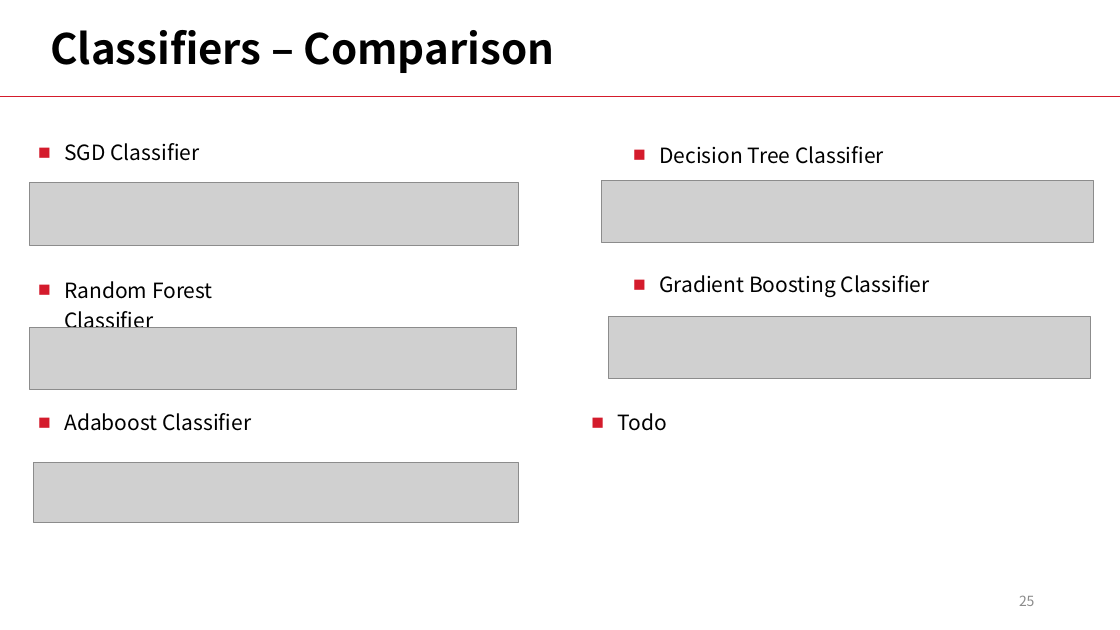
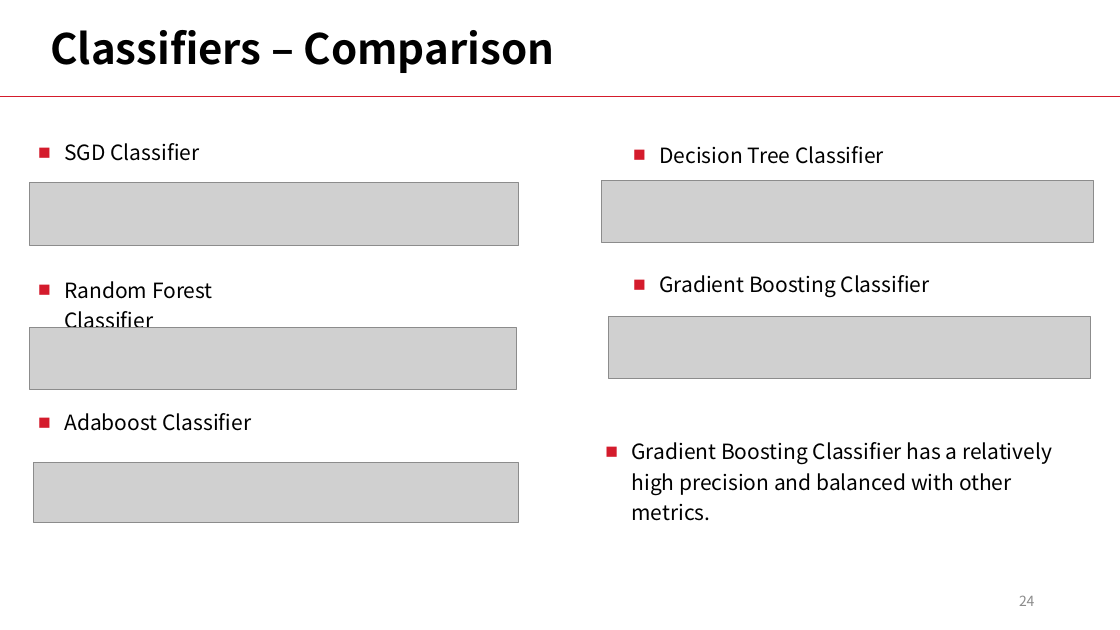
Before and after one commit to LiyangSong/Advertisement-CTR-Prediction, a slide deck: slide 24 of submissions/phase3/stepvi.pptx (slide 25 before the commit). Drawn at 1120x630 pixels with LibreOffice and Linux fonts; fonts in the diff are those of the drawing; grey boxes stand for pictures. Boxes give left, top, right and bottom in pixels: in the first picture for what was removed or moved away, otherwise in the second. Text is boxed around its words. In the diff, an @@ line names an element or a change of style, - is before the commit and + after.

```diff
--- a/submissions/phase3/stepvi.pptx
+++ b/submissions/phase3/stepvi.pptx
@@ text at (x1=632, y1=442, x2=1052, y2=495): text changed @@
-■ Todo
+■ Gradient Boosting Classifier has a relatively high precision and balanced with other metrics.
@@ page number at (x1=1019, y1=595, x2=1035, y2=606): text changed @@
-25
+24
```
Also in this commit, not shown: 3 slides removed, 1 other file.
